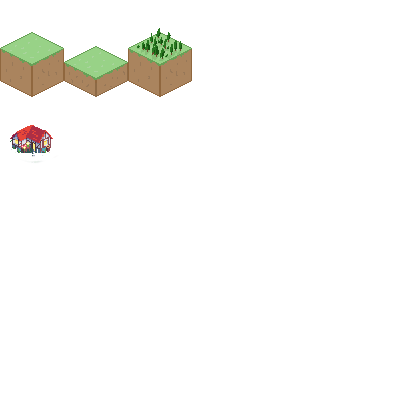
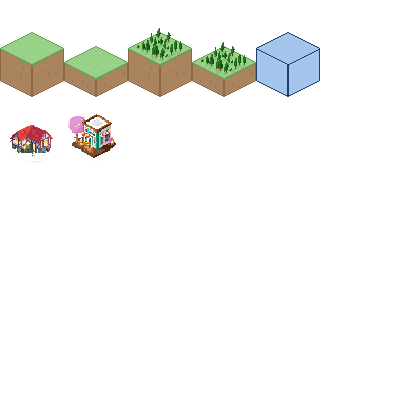
Revision of a layered 400px x 400px image; what changed, layer by layer:
renamed "Paint Layer 2 (pasted)" to "Paint Layer 2 (pasted) Merged", painted on it over [68, 114, 121, 162]
painted on "Paint Layer 1 Merged" over [68, 32, 320, 162]
